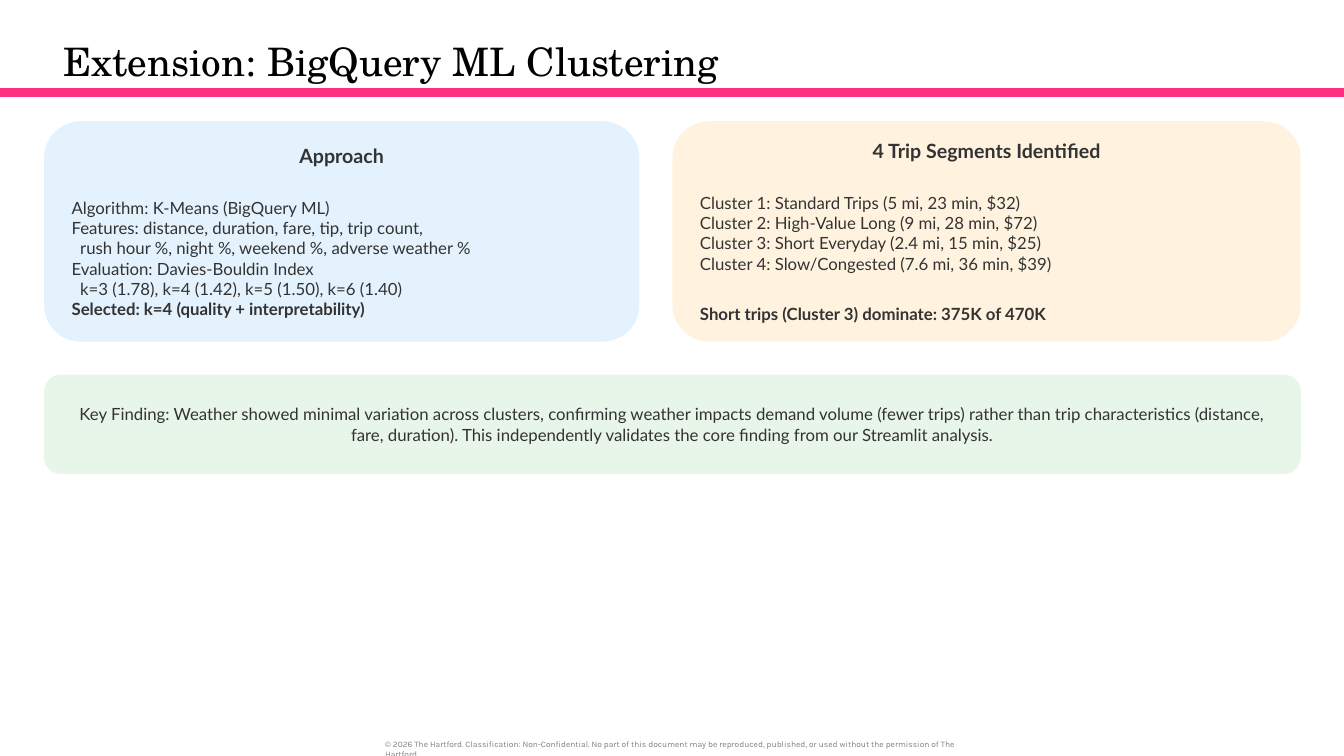
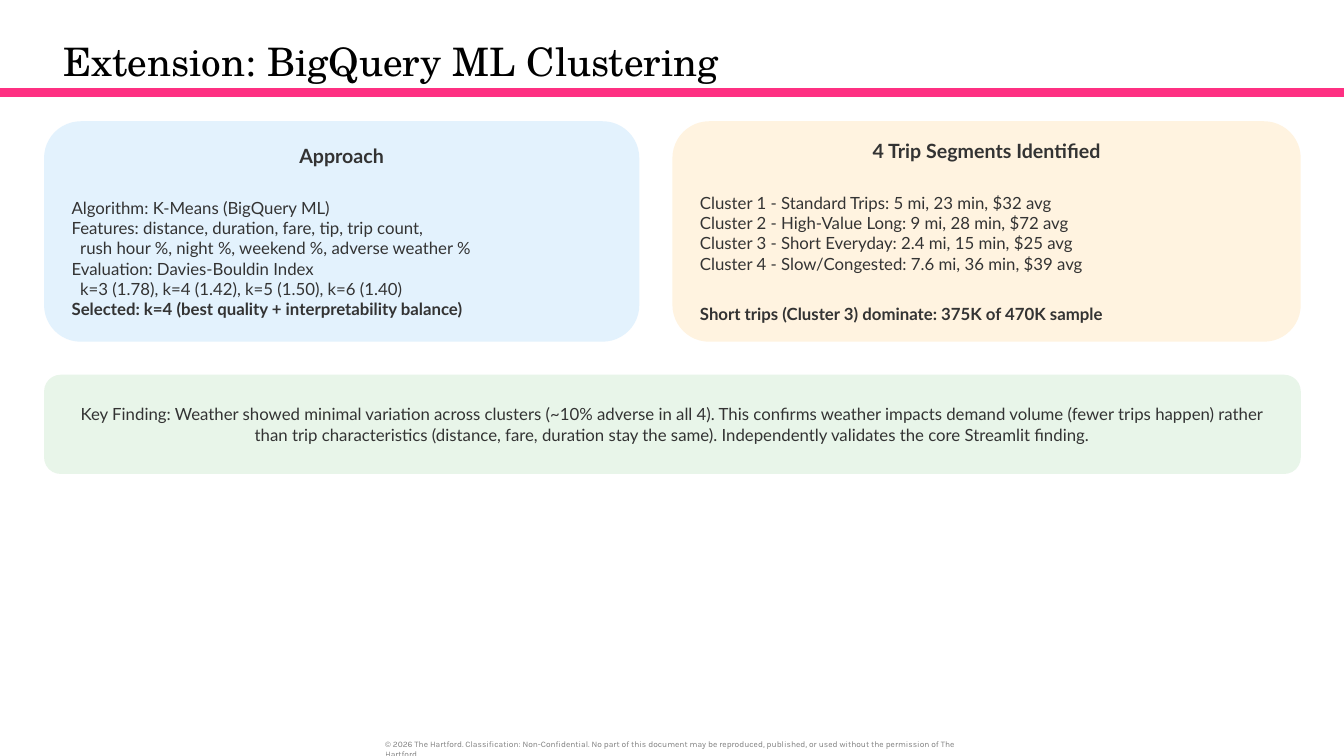
Before and after one commit to orlandojmarin/nyc-taxi-capstone, a slide deck: slide 22 of docs/Capstone_Presentation.pptx (slide 23 before the commit). Drawn at 1344x756 pixels with LibreOffice and Linux fonts; fonts in the diff are those of the drawing. Boxes give left, top, right and bottom in pixels: in the first picture for what was removed or moved away, otherwise in the second. Text is boxed around its words. In the diff, an @@ line names an element or a change of style, - is before the commit and + after.

Commit message:
Rebuild presentation: preserve Ariana's work, add extensions and insights

```diff
--- a/docs/Capstone_Presentation.pptx
+++ b/docs/Capstone_Presentation.pptx
@@ text in rounded rectangle at (700, 195, 1103, 323): text changed @@
-Cluster 1: Standard Trips (5 mi, 23 min, $32)
-Cluster 2: High-Value Long (9 mi, 28 min, $72)
-Cluster 3: Short Everyday (2.4 mi, 15 min, $25)
-Cluster 4: Slow/Congested (7.6 mi, 36 min, $39)
-Short trips (Cluster 3) dominate: 375K of 470K
+Cluster 1 - Standard Trips: 5 mi, 23 min, $32 avg
+Cluster 2 - High-Value Long: 9 mi, 28 min, $72 avg
+Cluster 3 - Short Everyday: 2.4 mi, 15 min, $25 avg
+Cluster 4 - Slow/Congested: 7.6 mi, 36 min, $39 avg
+Short trips (Cluster 3) dominate: 375K of 470K sample
@@ text in rounded rectangle at (72, 302, 462, 318): text changed @@
-Selected: k=4 (quality + interpretability)
+Selected: k=4 (best quality + interpretability balance)
@@ text in rounded rectangle at (81, 407, 1263, 444): text changed @@
-Key Finding: Weather showed minimal variation across clusters, confirming weather impacts demand volume (fewer trips) rather than trip characteristics (distance, fare, duration). This independently validates the core finding from our Streamlit analysis.
+Key Finding: Weather showed minimal variation across clusters (~10% adverse in all 4). This confirms weather impacts demand volume (fewer trips happen) rather than trip characteristics (distance, fare, duration stay the same). Independently validates the core Streamlit finding.
```
Also in this commit, not shown: 8 other slides changed, 6 slides added, 2 slides removed.
